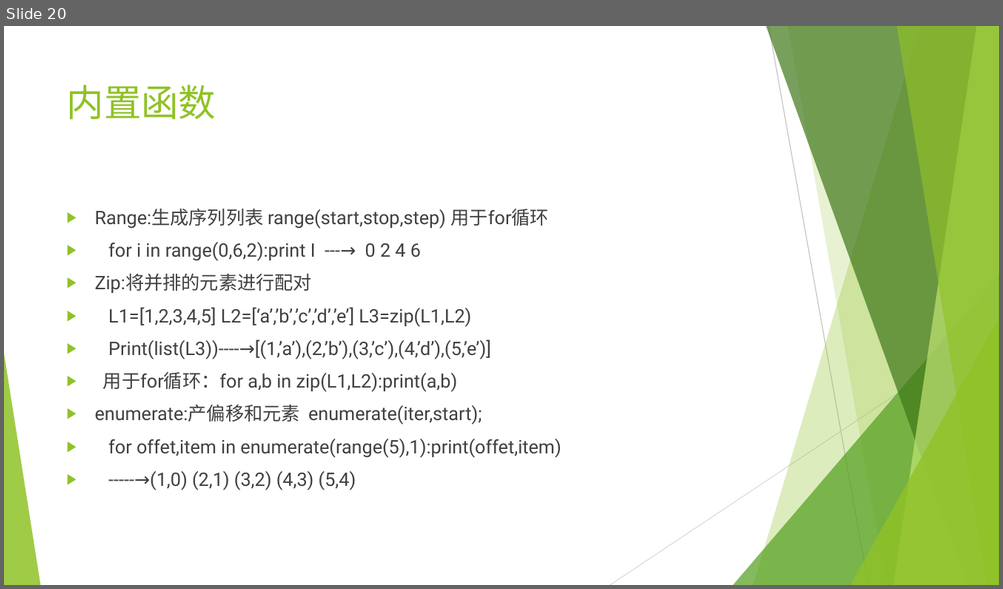
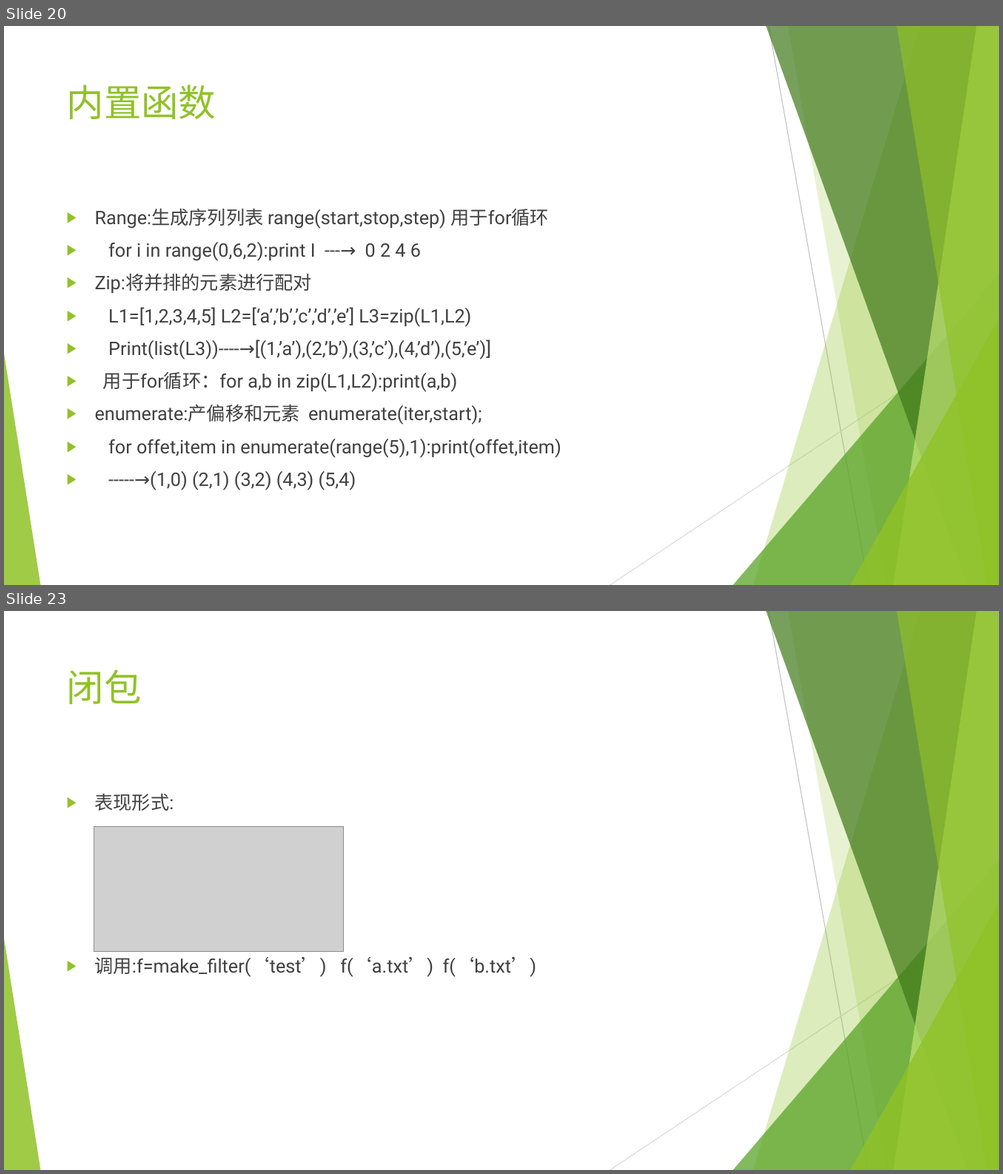
Before and after one commit to mrzhangs1015916/LearnPython, a slide deck: python.pptx. Shown one above the other, each under a label of ours: slide 20 before the commit, slides 20 and 23 after it; the slides between them are not shown. The pictures are 1003x589 and 1003x1174 pixels, drawn with LibreOffice and Linux fonts; fonts in the diff are those of the drawing; grey boxes stand for pictures. Boxes give left, top, right and bottom in pixels: in the first picture for what was removed or moved away, otherwise in the second. Text is boxed around its words. In the diff, an @@ line names an element or a change of style, - is before the commit and + after.

```diff
--- a/python.pptx
+++ b/python.pptx
@@ slide 23 added at (x1=4, y1=611, x2=999, y2=1170), background #FFFFFF; not listed: 10 template elements that a slide beside it also shows @@
@@ title added at (x1=67, y1=669, x2=142, y2=704), 36 pt, text #90C226 @@
+闭包
@@ text added at (x1=95, y1=794, x2=536, y2=977), 18 pt, text #404040 @@
+▶ 表现形式:
+▶ 调用:f=make_filter(‘test’) f(‘a.txt’) f(‘b.txt’)
@@ picture added at (x1=94, y1=826, x2=343, y2=952) @@
```
Also in this commit, not shown: 12 other slides added, 1 other file.
